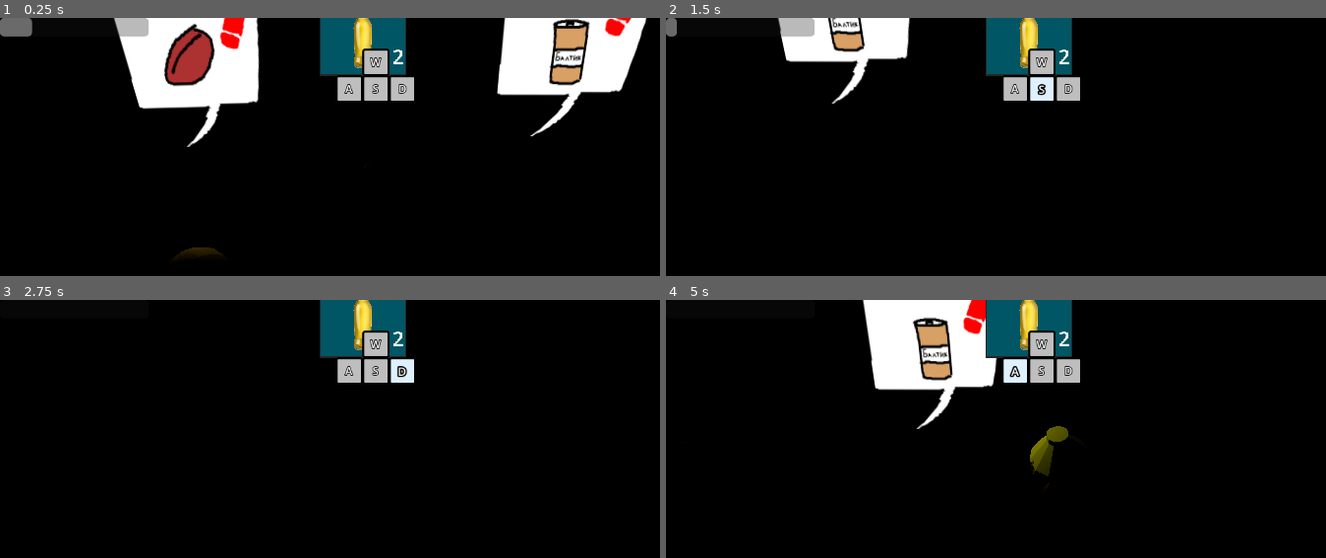
Above: before the commit, frames 1-4 (two rows, left to right).
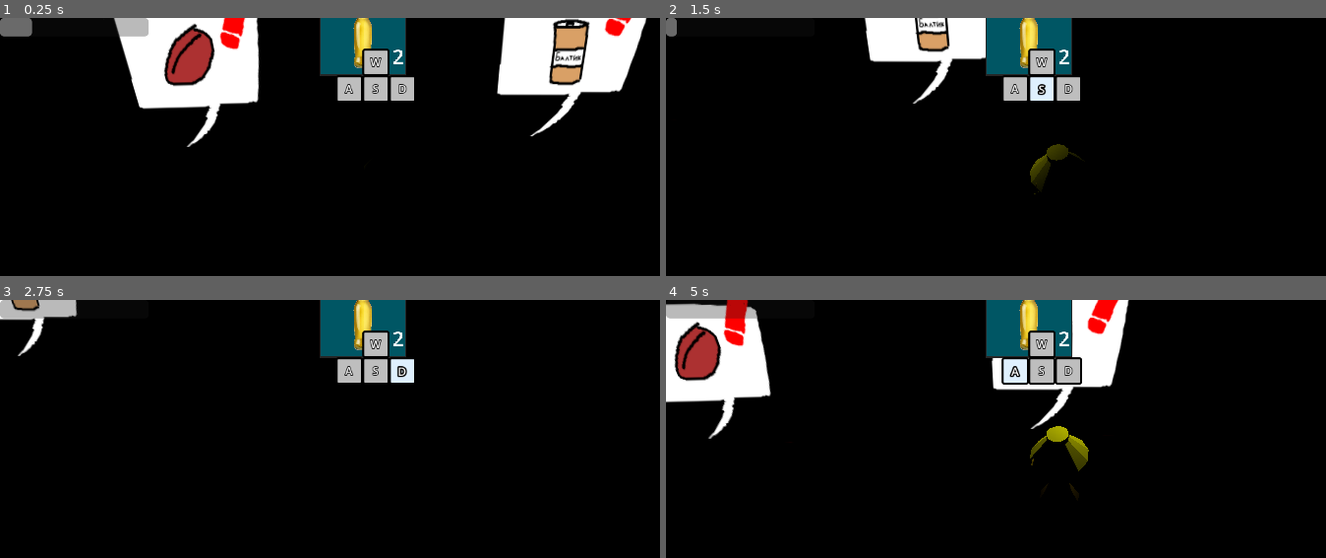
Above: after the commit, the same moments.

Repository: dueip/2024f_gamejam_misis
Game: Godot game, scene res://test_tw.tscn
Same seed, same stepped clock (60 frames per second), same inputs: the game is played once before the commit and once after it. This scene is started directly instead of the project's main scene.
Inputs (mouse positions are in pixels of both pictures, inside the frame that each line leads up to):
- Up to frame 1 (0.25 s): no input
- Up to frame 2 (1.5 s): tap Enter at 0.5 s; move the mouse to (1233, 216) at 0.52 s; hold D (character_right) 0.53-1.28 s; tap Space (character_dash) at 0.6 s; click (1233, 216) at 0.67 s; move the mouse to (903, 260) at 1.27 s; hold S (character_back) from 1.28 s (still down); tap Shift (character_run) at 1.35 s
- Up to frame 3 (2.75 s): move the mouse to (468, 423) at 2.02 s; release S (character_back) at 2.03 s; hold D (character_right) from 2.03 s (still down); tap Space (character_dash) at 2.1 s
- Up to frame 4 (5 s): move the mouse to (outside the picture) at 2.77 s; release D (character_right) at 2.78 s; hold W (character_up) 2.78-3.53 s; tap Shift (character_run) at 2.85, 4.35 s; click (outside the picture) at 2.92 s; move the mouse to (outside the picture) at 3.52 s; hold A (character_left) from 3.53 s (still down); tap Space (character_dash) at 3.6 s; move the mouse to (824, 454) at 4.27 s

The runs differ from the first frame. In frame 1, 0.1% of the frame differs, in the area x 26-34%, y 88-93%; in frame 2, 5.0%; in frame 3, 1.0%; in frame 4, 16%, in the area x 0-71%, y 0-75%.

Commit message:
feat: Добавить возможность создавать толпу из нескольких слоев

Diff:
--- a/crowd.gd
+++ b/crowd.gd
@@ -1,17 +1,20 @@
 extends Node3D
 
-@export var number: int = 5
+@export var number: int = 6
+@export var number_of_rows: int = 3
 
 @export var people : Array[PackedScene]
 
 var people_spawned : Array[Node3D]
 var tween: Tween
 func _ready():
-	for i in range(0, number):
-		var person : Node3D = people[randi_range(0, people.size() - 1)].instantiate()
-		self.add_child(person)
-		person.position.x += person.scale.x * 2 * i
-		people_spawned.push_back(person)
+	for j in range(0, number_of_rows):
+		for i in range(0, number / number_of_rows):
+			var person : Node3D = people[randi_range(0, people.size() - 1)].instantiate()
+			self.add_child(person)
+			person.position.x += person.scale.x * 2 * j
+			person.position.z += person.scale.z * 2 * i
+			people_spawned.push_back(person)
 
 
 	for pers in people_spawned:
